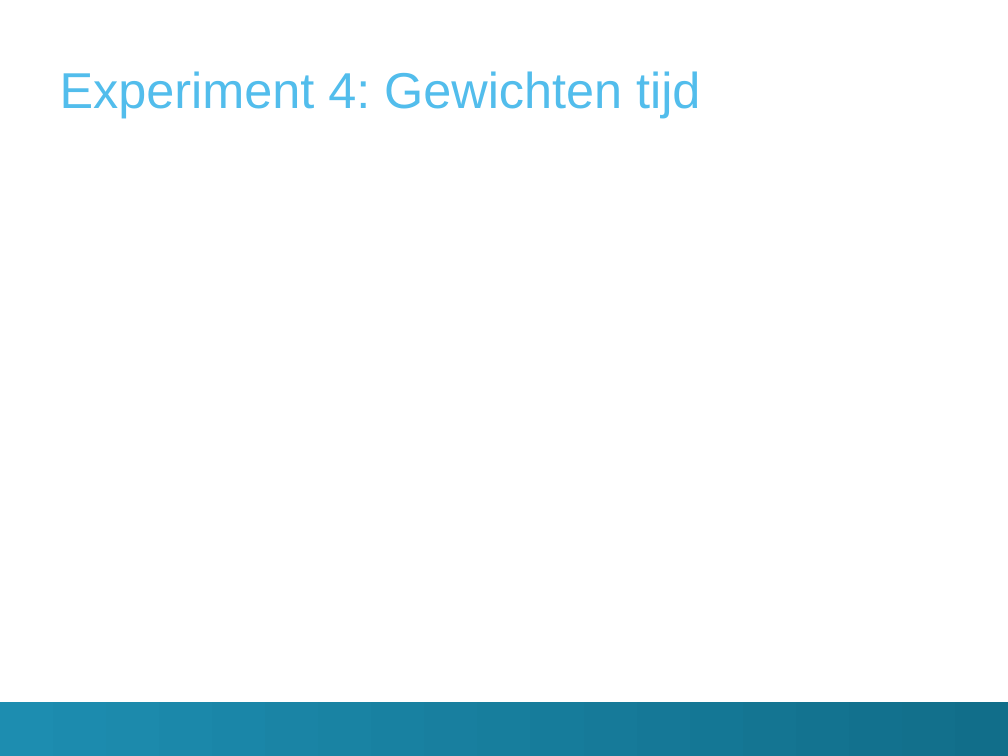
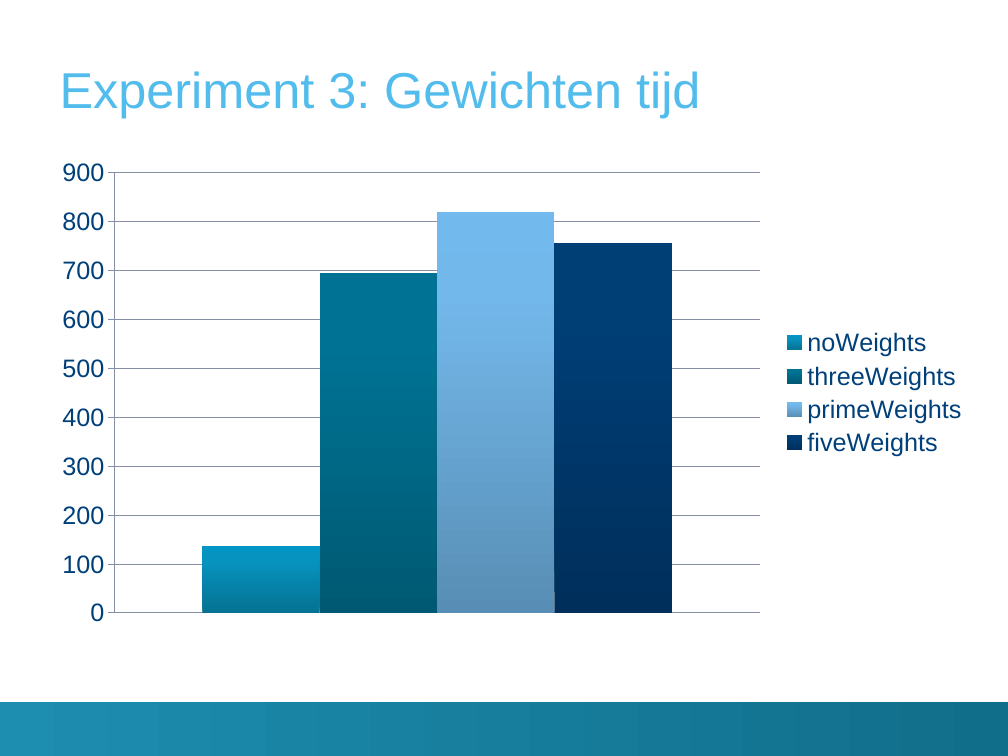
Before and after one commit to TomDeGroote/Bachelorproef, a slide deck: slide 20 of Paper/Finale Presentatie/presentatie.pptx (slide 21 before the commit). Drawn at 1008x756 pixels with LibreOffice and Linux fonts; fonts in the diff are those of the drawing; background and template pictures are left out. Boxes give left, top, right and bottom in pixels: in the first picture for what was removed or moved away, otherwise in the second. Text is boxed around its words. In the diff, an @@ line names an element or a change of style, - is before the commit and + after.

```diff
--- a/Paper/Finale Presentatie/presentatie.pptx
+++ b/Paper/Finale Presentatie/presentatie.pptx
@@ title at bbox=[60, 71, 700, 118]: text changed @@
-Experiment 4: Gewichten tijd
+Experiment 3: Gewichten tijd
@@ column chart added at bbox=[43, 149, 978, 637] @@
+categories: 1
+noWeights: 140
+threeWeights: 690
+primeWeights: 820
+fiveWeights: 760
```
Also in this commit, not shown: 2 other slides changed, 2 other files.
